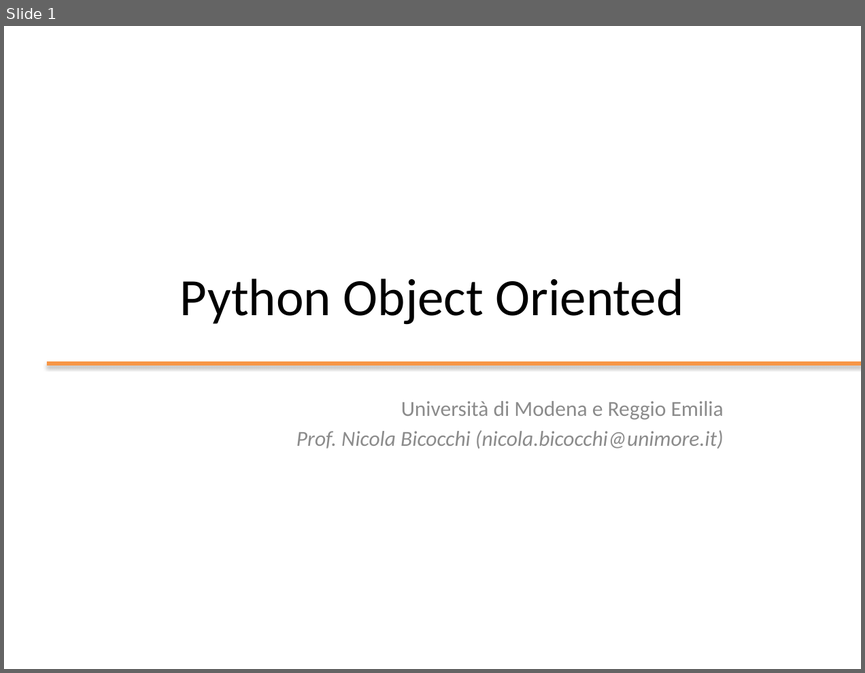
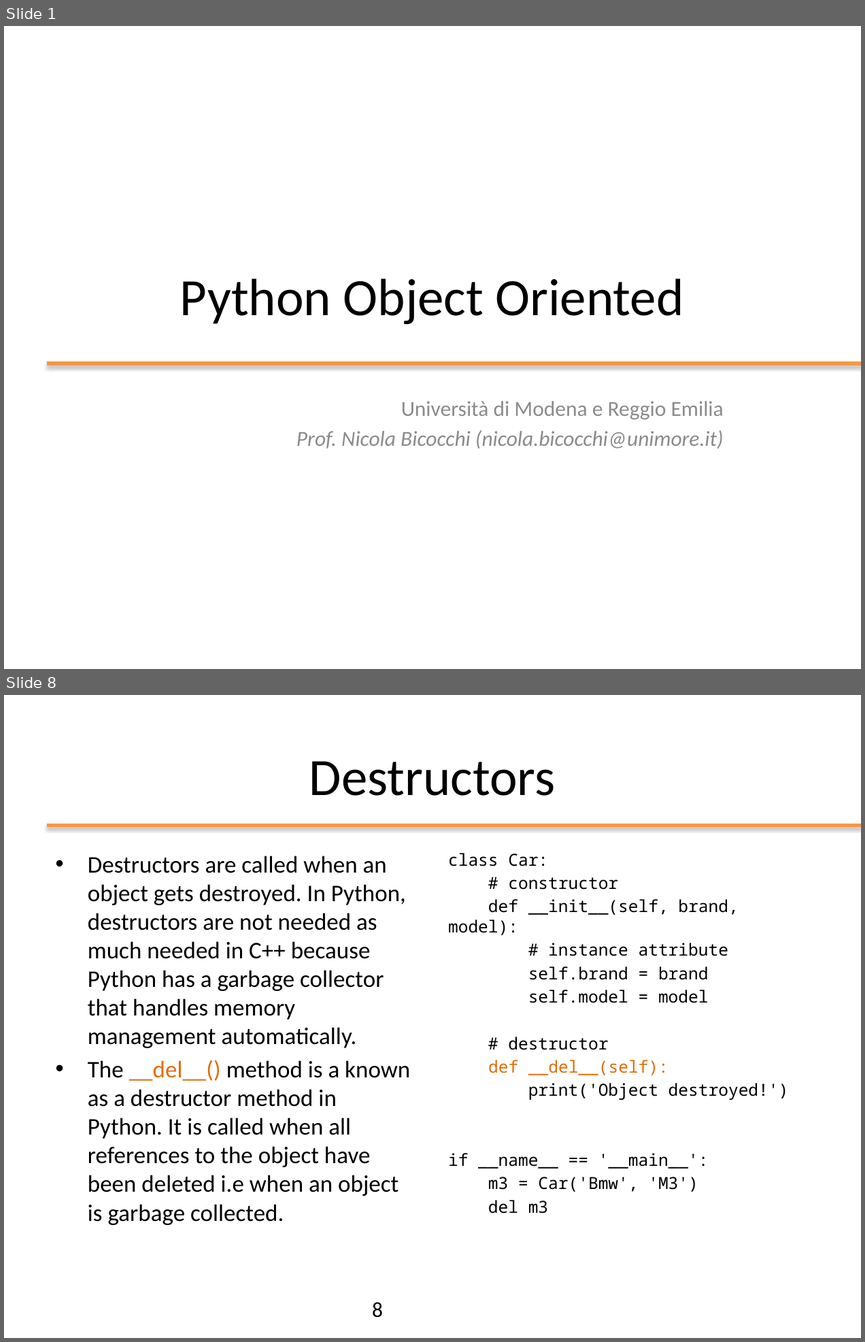
Before and after one commit to nbicocchi/ooprogramming, a slide deck: slides/python/ppt/03 - Python Object Oriented.pptx. Shown one above the other, each under a label of ours: slide 1 before the commit, slides 1 and 8 after it; the slides between them are not shown. The pictures are 865x673 and 865x1342 pixels, drawn with LibreOffice and Linux fonts; fonts in the diff are those of the drawing. Boxes give left, top, right and bottom in pixels: in the first picture for what was removed or moved away, otherwise in the second. Text is boxed around its words. In the diff, an @@ line names an element or a change of style, - is before the commit and + after.

```diff
--- a/slides/python/ppt/03 - Python Object Oriented.pptx
+++ b/slides/python/ppt/03 - Python Object Oriented.pptx
@@ slide 8 added at <box>4,695,861,1338</box>, background #FFFFFF @@
@@ title added at <box>309,761,555,796</box>, 44 pt, text #000000 @@
+Destructors
@@ line added from (47, 826) to (861, 826), #F79646 3 pt @@
@@ text added at <box>88,855,410,1225</box>, 20 pt, text #000000 @@
+• Destructors are called when an object gets destroyed. In Python, destructors are not needed as much needed in C++ because Python has a garbage collector that handles memory management automatically.
+• The __del__() method is a known as a destructor method in Python. It is called when all references to the object have been deleted i.e when an object is garbage collected.
@@ text added at <box>448,853,789,1213</box>, 14 pt, text #000000 @@
+class Car:
+# constructor
+def __init__(self, brand, model):
+# instance attribute
+self.brand = brand
+self.model = model
+# destructor
+def __del__(self):
+print('Object destroyed!')
+if __name__ == '__main__':
+m3 = Car('Bmw', 'M3')
+del m3
@@ page number added at <box>372,1302,383,1317</box>, 18 pt, text #000000 @@
+8
```
Also in this commit, not shown: 5 slides changed, 11 other slides added, 1 other file.
